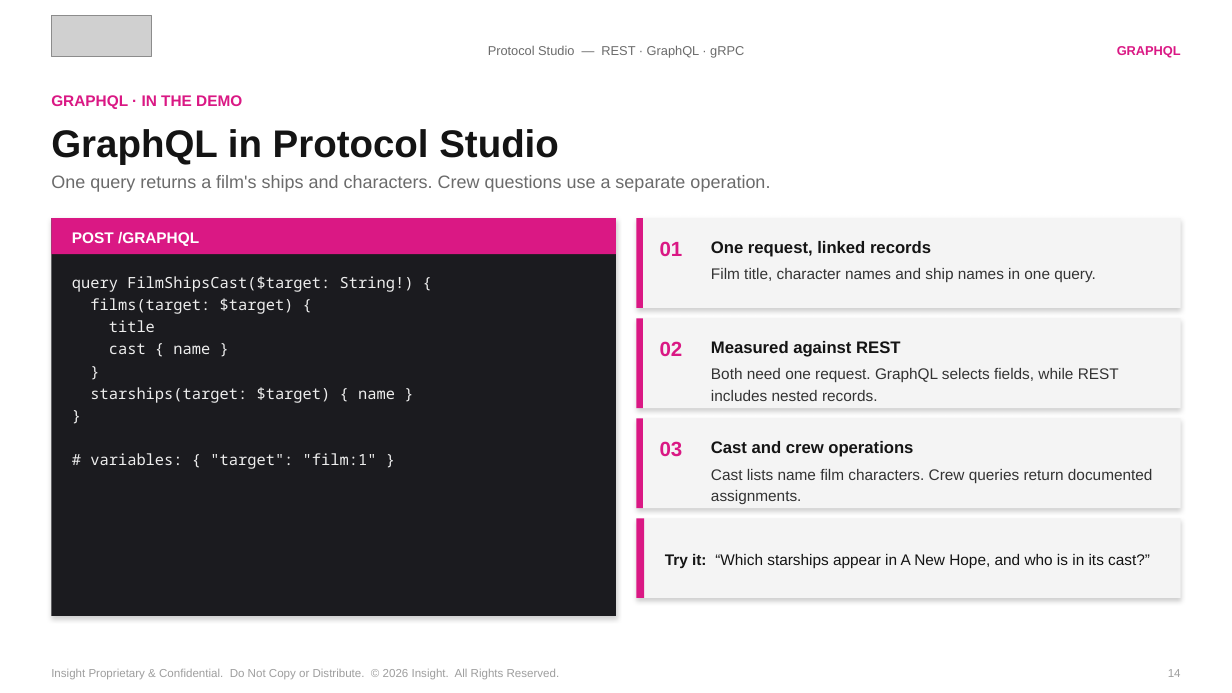
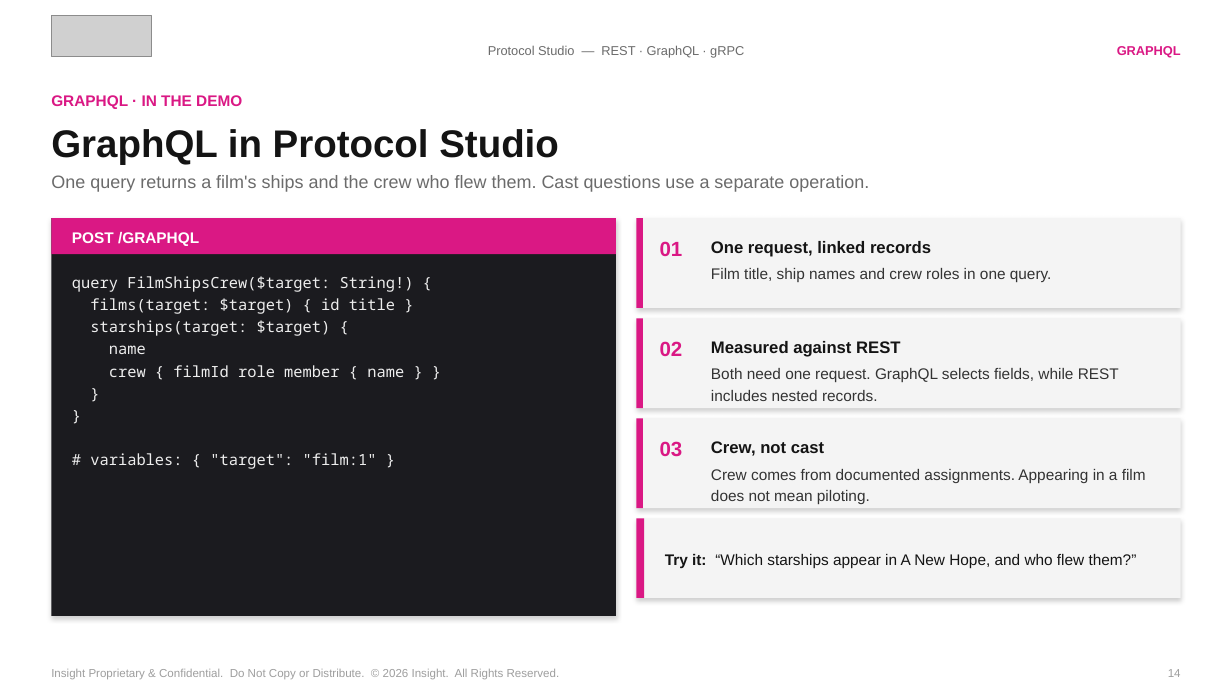
Before and after one commit to spietrek-insight/rest-graphql-grpc-ai-routing, a slide deck: slide 14 of presentation/rest-graphql-grpc-ai-routing-v6.pptx. Drawn at 1232x693 pixels with LibreOffice and Linux fonts; fonts in the diff are those of the drawing; grey boxes stand for pictures. Boxes give left, top, right and bottom in pixels: in the first picture for what was removed or moved away, otherwise in the second. Text is boxed around its words. In the diff, an @@ line names an element or a change of style, - is before the commit and + after.

```diff
--- a/presentation/rest-graphql-grpc-ai-routing-v6.pptx
+++ b/presentation/rest-graphql-grpc-ai-routing-v6.pptx
@@ text at (51, 175, 869, 192): text changed @@
-One query returns a film's ships and characters. Crew questions use a separate operation.
+One query returns a film's ships and the crew who flew them. Cast questions use a separate operation.
@@ text at (711, 268, 1052, 282): text changed @@
-Film title, character names and ship names in one query.
+Film title, ship names and crew roles in one query.
@@ text at (72, 276, 414, 377): text changed @@
-query FilmShipsCast($target: String!) {
-films(target: $target) {
-title
-cast { name }
+query FilmShipsCrew($target: String!) {
+films(target: $target) { id title }
+starships(target: $target) {
+name
+crew { filmId role member { name } }
@@ text at (90, 387, 395, 403): paragraph removed @@
-starships(target: $target) { name }
@@ text at (711, 441, 1146, 504): text changed @@
-Cast and crew operations
-Cast lists name film characters. Crew queries return documented assignments.
+Crew, not cast
+Crew comes from documented assignments. Appearing in a film does not mean piloting.
@@ text at (665, 554, 1137, 569): text changed @@
-Try it: “Which starships appear in A New Hope, and who is in its cast?”
+Try it: “Which starships appear in A New Hope, and who flew them?”
```
Also in this commit, not shown: 5 other slides changed, 1 slide added, 1 slide removed, 2 other files.
